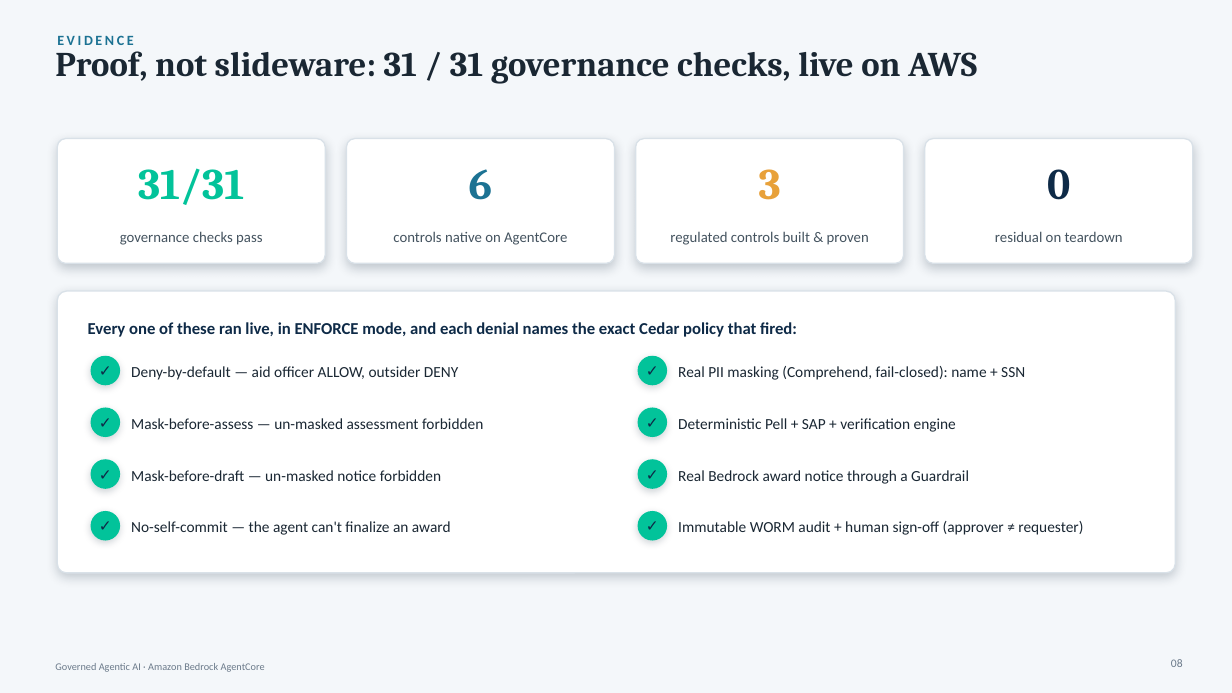
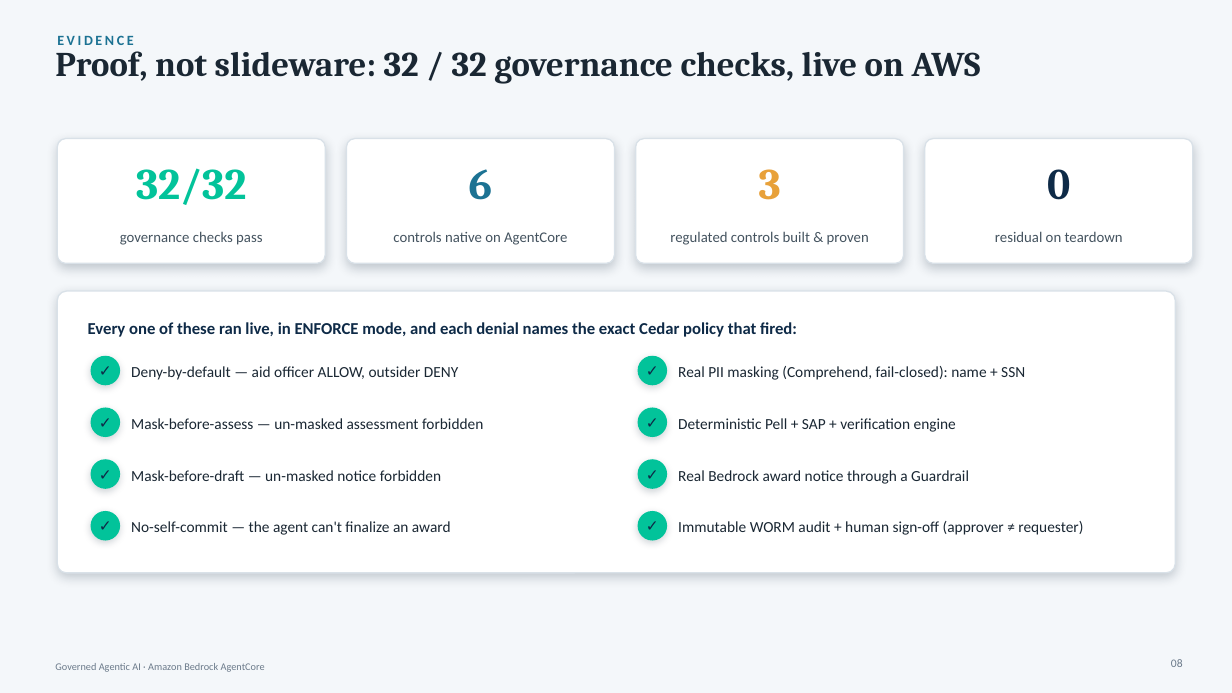
Before and after one commit to virtualryder/EDU_financial_aid_agent, a slide deck: slide 8 of docs/Financial-Aid-AgentCore-Leadership.pptx. Drawn at 1232x693 pixels with LibreOffice and Linux fonts; fonts in the diff are those of the drawing. Boxes give left, top, right and bottom in pixels: in the first picture for what was removed or moved away, otherwise in the second. Text is boxed around its words. In the diff, an @@ line names an element or a change of style, - is before the commit and + after.

Commit message:
fix(sign-off) + docs: request_signoff takes validated access_token (P0-5 parity); correct live count to 32/32
EDU manifest still required 'requester'; live ENFORCE demo failed until fixed, now passes 32/32.
Updated decks/guides/README to the verified 32/32 and regenerated the .pptx/.docx.

```diff
--- a/docs/Financial-Aid-AgentCore-Leadership.pptx
+++ b/docs/Financial-Aid-AgentCore-Leadership.pptx
@@ text at [55,44,981,84]: text changed @@
-Proof, not slideware: 31 / 31 governance checks, live on AWS
+Proof, not slideware: 32 / 32 governance checks, live on AWS
@@ text at [136,168,246,205]: text changed @@
-31/31
+32/32
```
Also in this commit, not shown: 2 other slides changed, 11 other files.
